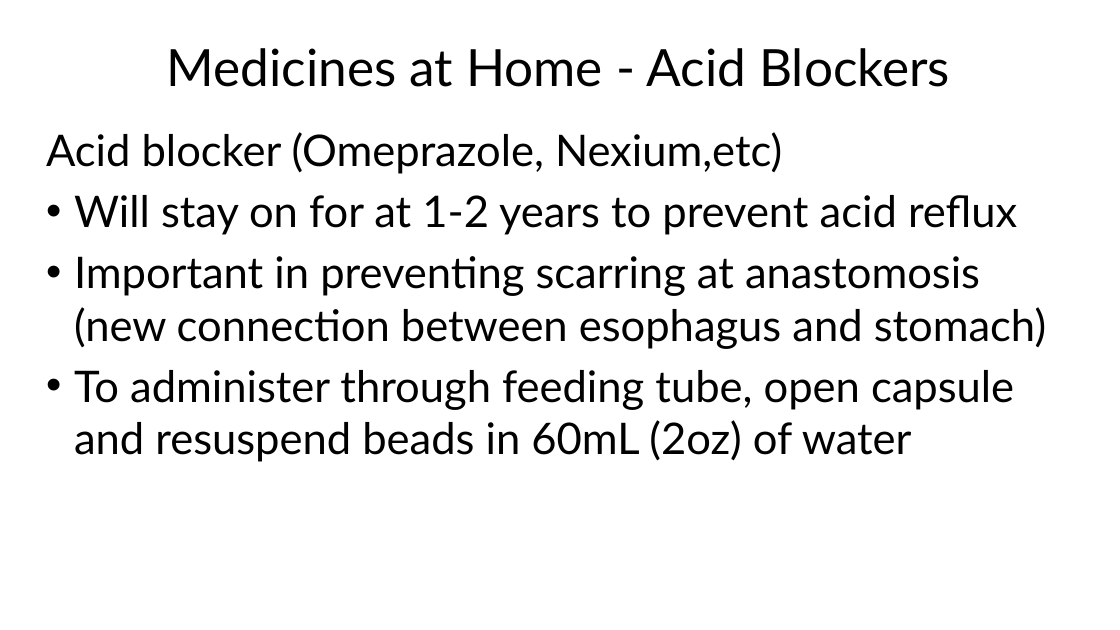
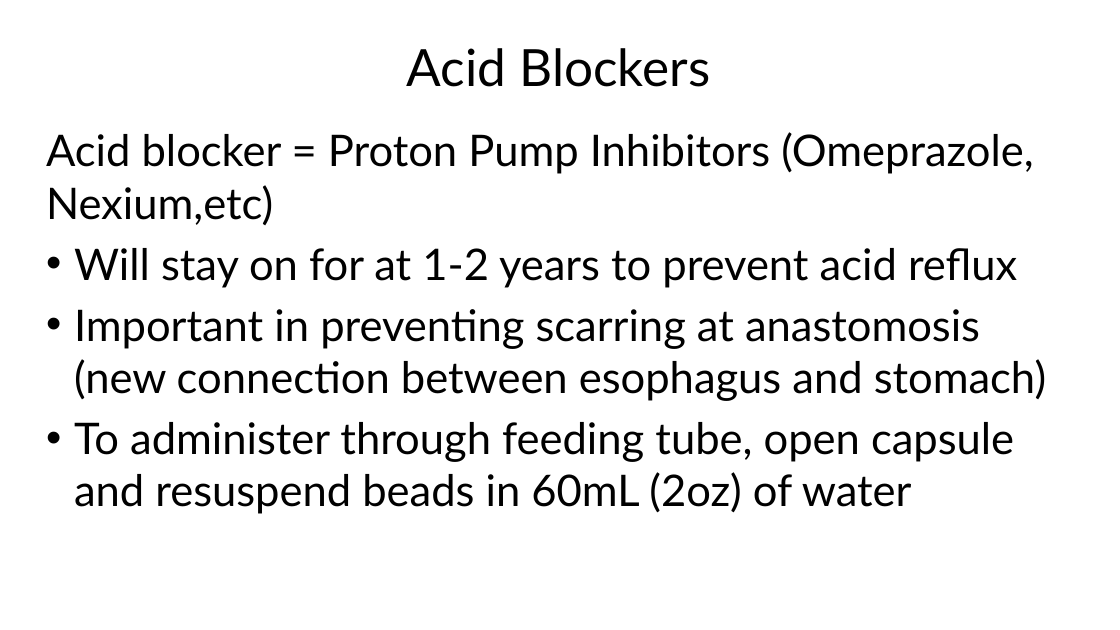
Before and after one commit to jcsalo/patient_education, a slide deck: slide 51 of lci_surgery.pptx (slide 49 before the commit). Drawn at 1120x630 pixels with LibreOffice and Linux fonts; fonts in the diff are those of the drawing. Boxes give left, top, right and bottom in pixels: in the first picture for what was removed or moved away, otherwise in the second. Text is boxed around its words. In the diff, an @@ line names an element or a change of style, - is before the commit and + after.

```diff
--- a/lci_surgery.pptx
+++ b/lci_surgery.pptx
@@ title at <box>407,48,710,87</box>: text changed @@
-Medicines at Home - Acid Blockers
+Acid Blockers
@@ text at <box>46,132,1033,225</box>: text changed @@
-Acid blocker (Omeprazole, Nexium,etc)
+Acid blocker = Proton Pump Inhibitors (Omeprazole, Nexium,etc)
```
Also in this commit, not shown: 3 other slides changed, 3 slides added, 59 other files.
